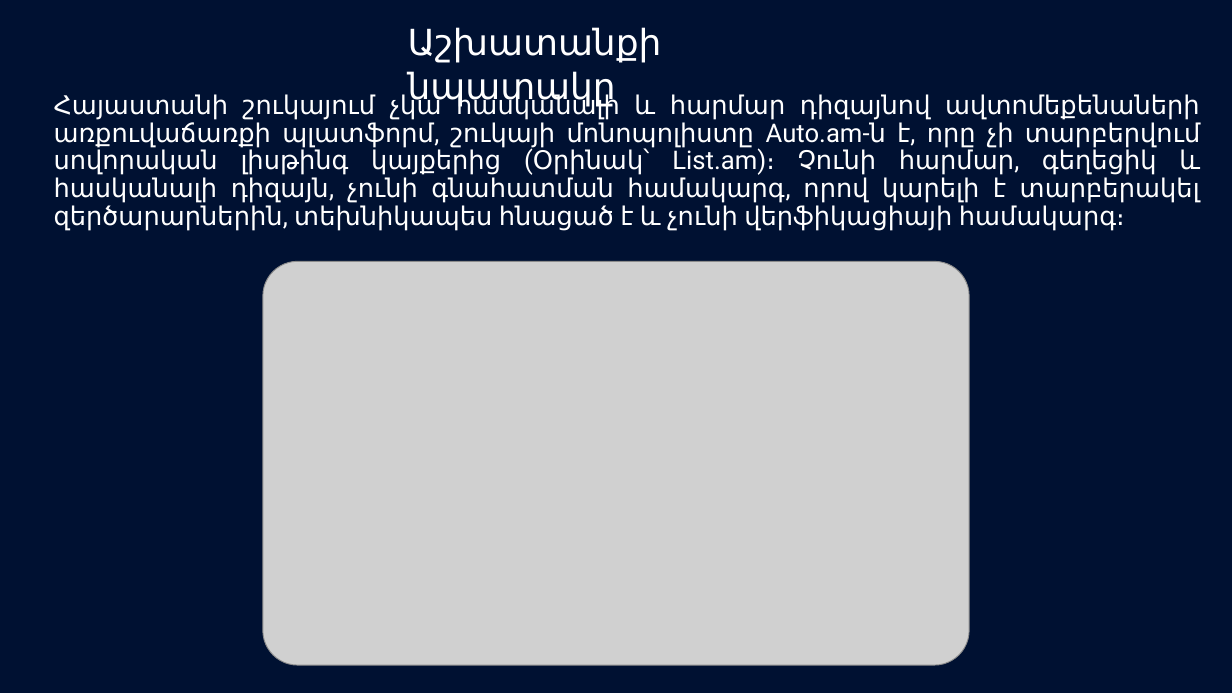
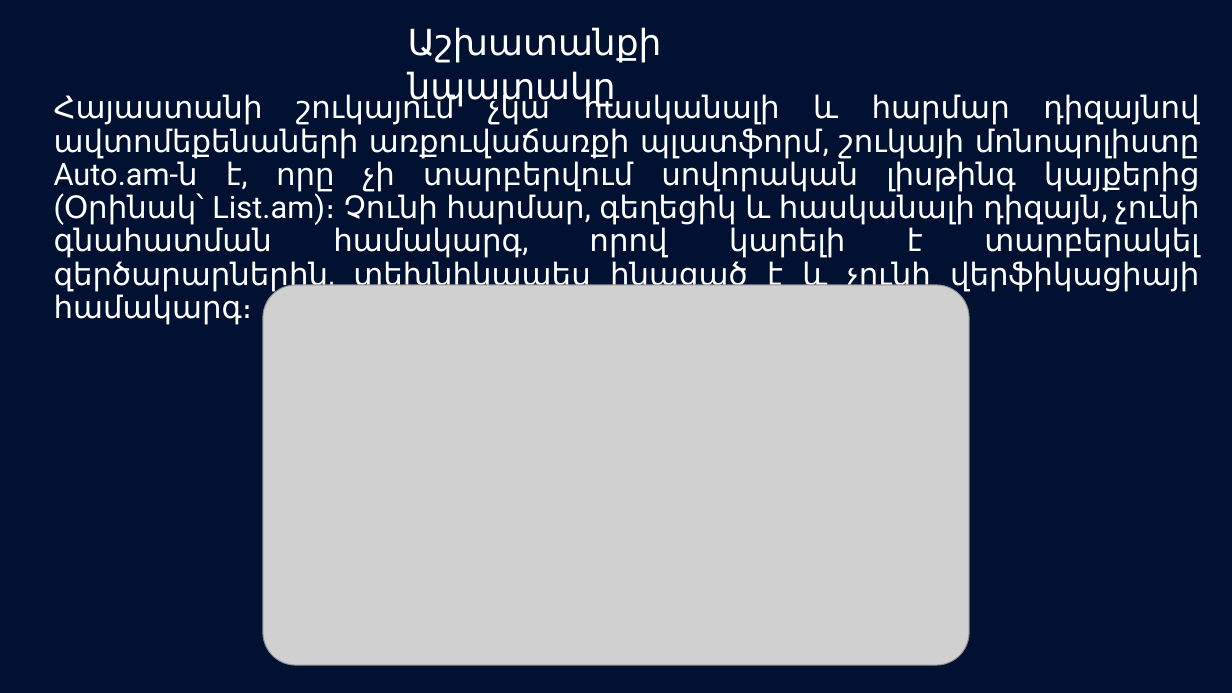
Before and after one commit to HaniusG/diploma-car-trading-platform, a slide deck: slide 2 of Դիպլոմ_Պրեզենտացիա.pptx. Drawn at 1232x693 pixels with LibreOffice and Linux fonts; fonts in the diff are those of the drawing; grey boxes stand for pictures. Boxes give left, top, right and bottom in pixels: in the first picture for what was removed or moved away, otherwise in the second. Text is boxed around its words. In the diff, an @@ line names an element or a change of style, - is before the commit and + after.

```diff
--- a/Դիպլոմ_Պրեզենտացիա.pptx
+++ b/Դիպլոմ_Պրեզենտացիա.pptx
@@ subtitle "Հայաստանի շուկայում չկա հասկանալի և ..." at (54, 93, 1200, 325): size 20 to 24 pt @@
@@ picture: place and size @@
-picture at (262, 262, 969, 665)
+picture at (262, 285, 969, 665)
```
Also in this commit, not shown: 3 other files.
